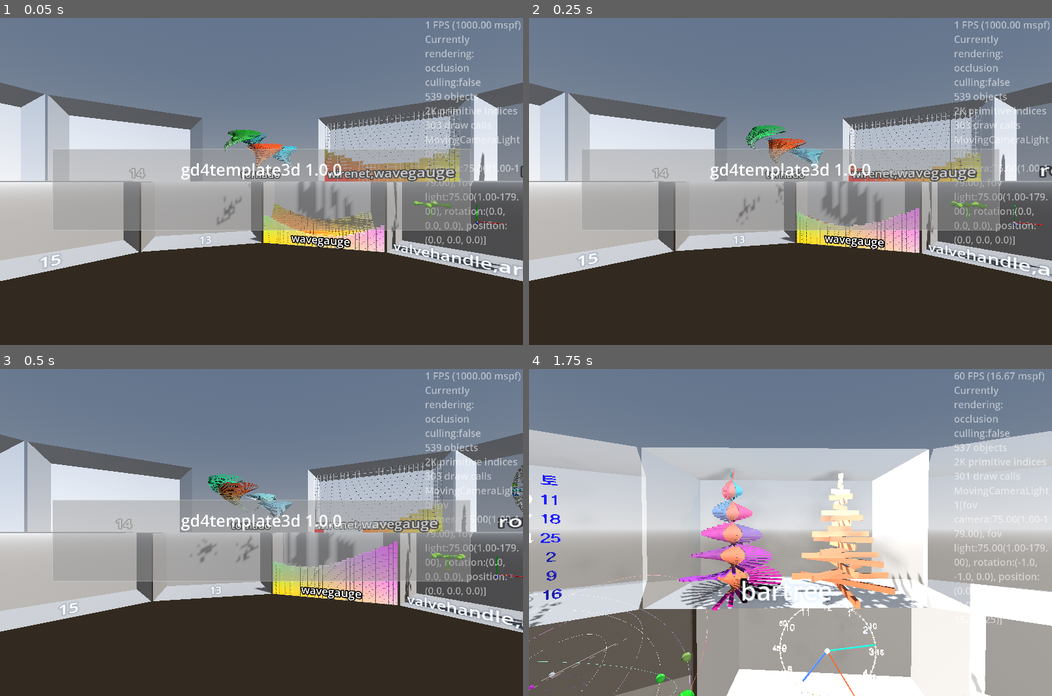
Above: before the commit, frames 1-4 (two rows, left to right).
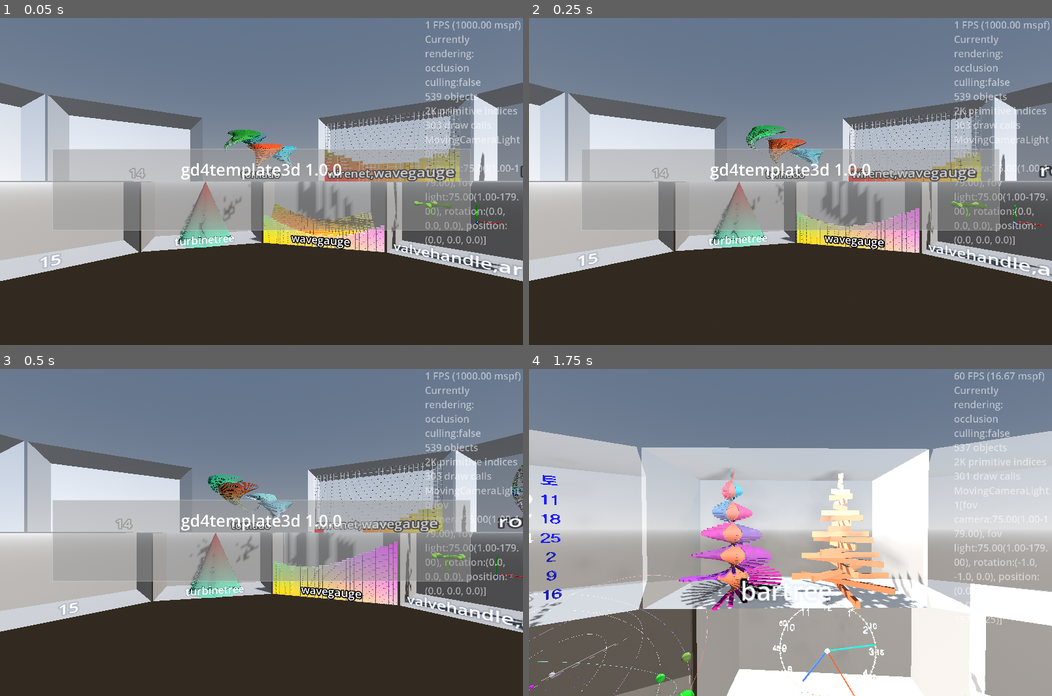
Above: after the commit, the same moments.

Repository: kasworld/gd4template3d
Game: Godot game, scene res://main.tscn
The game is run twice, just before and just after one commit, with the same random seed, the same clock (stepped at 60 frames per second) and the same inputs.
Inputs (mouse positions are in pixels of both pictures, inside the frame that each line leads up to):
- Up to frame 1 (0.05 s): no input
- Up to frame 2 (0.25 s): no input
- Up to frame 3 (0.5 s): no input
- Up to frame 4 (1.75 s): tap Enter at 0.5 s; move the mouse to (905, 516) at 0.52 s; hold Right 0.53-1.28 s; tap Q at 0.6 s; click (905, 516) at 0.67 s; move the mouse to (685, 548) at 1.27 s; hold Down from 1.28 s (still down); tap E at 1.35 s

The runs differ from the first frame. In frame 1, 0.9% of the frame differs, in the area x 33-57%, y 36-71%; in frame 2, 0.8%; in frame 3, 0.8%; in frame 4, nothing differs.

Commit message:
WIP turbinetree

Diff:
--- a/main.gd
+++ b/main.gd
@@ -11,10 +11,12 @@
 	var diff :float = [PI/2,-PI/2].pick_random()
 	main_animation.start_rotate_subfield("ani_rot", nd, axis , nd.rotation[axis], nd.rotation[axis] + diff, ani_dur)
 func start_all_animation() -> void:
-	start_rotate_animation(arrow3d,
-		[Vector3.Axis.AXIS_X, Vector3.Axis.AXIS_Y, Vector3.Axis.AXIS_Z].pick_random(),
-		AnimationDuration)
-	start_rotate_animation(valvehandle, Vector3.Axis.AXIS_Y, AnimationDuration)
+	if arrow3d != null:
+		start_rotate_animation(arrow3d,
+			[Vector3.Axis.AXIS_X, Vector3.Axis.AXIS_Y, Vector3.Axis.AXIS_Z].pick_random(),
+			AnimationDuration)
+	if valvehandle != null:
+		start_rotate_animation(valvehandle, Vector3.Axis.AXIS_Y, AnimationDuration)
 
 
 func timed_message_init() -> void:
@@ -67,9 +69,17 @@
 	$OmniLight3D.position = Vector3(0,0,WorldSize.length())
 	$OmniLight3D.omni_range = WorldSize.length()*2
 	$FixedCameraLight.set_center_pos_far( Vector3(0, 0, -WorldSize.z), Vector3.ZERO, WorldSize.length()*3)
+	#$FixedCameraLight.set_center_pos_far(Vector3.ZERO, Vector3(0, 0, WorldSize.z),  WorldSize.length()*3)
 	$AxisArrow3D.set_colors().set_size(WorldSize.length()/20)
 
-	glass_cabinet_demo()
+	make_glass_cabinet()
+	setup_demo_to_cabinet()
+	$FixedCameraLight.make_current()
+	main_animation.animation_ended.connect(main_animation_ended)
+	start_all_animation()
+
+var demo_name_to_glass_cabinet := {}
+func setup_demo_to_cabinet() -> void:
 	bartree_demo(glass_cabinet_list.pop_front(), "bartree")
 	clock_demo(glass_cabinet_list.pop_front(), "clock3d")
 	calendar_demo(glass_cabinet_list.pop_front(), "calender3d")
@@ -83,14 +93,13 @@
 	wirenet_wavegauge_demo(glass_cabinet_list.pop_front(), "wirenet,wavegauge")
 	wavegauge_demo(glass_cabinet_list.pop_front(), "wavegauge")
 	tornado_demo(glass_cabinet_list.pop_front(), "tornado")
-	print_debug("remain glass cabinet %d" % glass_cabinet_list.size())
-
-	$FixedCameraLight.make_current()
-	main_animation.animation_ended.connect(main_animation_ended)
-	start_all_animation()
+	turbine_tree_demo(glass_cabinet_list.pop_front(), "turbinetree")
+	print_debug("remain glass cabinet %d\ndemo size %s" % [
+		glass_cabinet_list.size(),demo_name_to_glass_cabinet.size()])
+
 
 var glass_cabinet_list :Array
-func glass_cabinet_demo() -> void:
+func make_glass_cabinet() -> void:
 	var count := 24
 	var unit_rad := 2*PI/ count
 	for i in count:
@@ -112,10 +121,27 @@
 func random_color() -> Color:
 	return NamedColorList.color_list.pick_random()[0]
 
+var turbine_tree :Turbine
+func turbine_tree_demo(glasscabinet :GlassCabinet, labeltext :String = "") -> void:
+	if labeltext != "":
+		glasscabinet.set_label_text(labeltext)
+		demo_name_to_glass_cabinet[labeltext] = glasscabinet
+	turbine_tree = preload("res://turbine/turbine.tscn").instantiate(
+		).init_basic(WorldSize.x, WorldSize.z*0.5, WorldSize.y/WorldSize.x, 4
+		).set_transform_all(scale_tree, Turbine.shift_zero, Turbine.rotate_zero,
+		).set_color_all(random_color(),random_color())
+	glasscabinet.add_child(turbine_tree)
+	turbine_tree.rotation.x = PI/2
+
+func scale_tree(rate):
+	return Vector3(rate,rate,1)
+
+
 var tornado_list :Array # [ turbine , colorinfo ]
 func tornado_demo(glasscabinet :GlassCabinet, labeltext :String = "") -> void:
 	if labeltext != "":
 		glasscabinet.set_label_text(labeltext)
+		demo_name_to_glass_cabinet[labeltext] = glasscabinet
 	glasscabinet.show_wall_box(false)
 	for i in 4:
 		var tb = preload("res://turbine/turbine.tscn").instantiate(
@@ -148,7 +174,7 @@
 	var rad := fposmod(t, PI*2)
 	var unit_rad := 2*PI/4
 	var radius := WorldSize.z/2
-	for i in 4:
+	for i in tornado_list.size():
 		var tt := t+ i
 		tornado_list[i][0].set_transform_all(scale_tornado, shift_tornado_lambda( sin(tt) ), rotate_lambda( sin(tt) ),Turbine.blade_rotate_lambda(rad/PI/2))
 		tornado_list[i][0].set_color_all(tornado_list[i][1].get_color1(),tornado_list[i][1].get_color2())
@@ -170,6 +196,7 @@
 func wheel_demo(glasscabinet :GlassCabinet, labeltext :String = "") -> void:
 	if labeltext != "":
 		glasscabinet.set_label_text(labeltext)
+		demo_name_to_glass_cabinet[labeltext] = glasscabinet
 	var color_text_into_list := make_color_text_info_list(
 		colorlist_light, cardlist,
 	).duplicate()
@@ -197,6 +224,7 @@
 func slotreel_demo(glasscabinet :GlassCabinet, labeltext :String = "") -> void:
 	if labeltext != "":
 		glasscabinet.set_label_text(labeltext)
+		demo_name_to_glass_cabinet[labeltext] = glasscabinet
 	var symbol크기 := Vector2(WorldSize.x/20 ,WorldSize.y/20)
 	var color_text_into_list := make_color_text_info_list(colorlist_dark, cardlist).duplicate()
 	slot = preload("res://slots/slots.tscn").instantiate().init(5, symbol크기,color_text_into_list)
@@ -218,6 +246,7 @@
 func wavegauge_demo(glasscabinet :GlassCabinet, labeltext :String = "") -> void:
 	if labeltext != "":
 		glasscabinet.set_label_text(labeltext)
+		demo_name_to_glass_cabinet[labeltext] = glasscabinet
 	wavegauge_box = preload("res://wave_gauge/wave_gauge.tscn").instantiate(
 		).init(Vector3(WorldSize.x-1,WorldSize.y-1,WorldSize.z-1), Vector3i(32,32,32), WaveGauge.color_list, 0.1, 1.0 )
 	glasscabinet.add_child(wavegauge_box)
@@ -227,6 +256,7 @@
 func wirenet_wavegauge_demo(glasscabinet :GlassCabinet, labeltext :String = "") -> void:
 	if labeltext != "":
 		glasscabinet.set_label_text(labeltext)
+		demo_name_to_glass_cabinet[labeltext] = glasscabinet
 	var grid_size := Vector2i(16,9)*2
 	wirenet = preload("res://multi_mesh_shape/multi_mesh_shape.tscn").instantiate(
 		).init_wire_net(Vector2(WorldSize.x,WorldSize.y), Vector2i(grid_size.x,grid_size.y), WorldSize.x/grid_size.x/10, random_color())
@@ -239,6 +269,7 @@
 func maze3d_demo(glasscabinet :GlassCabinet, labeltext :String = "") -> void:
 	if labeltext != "":
 		glasscabinet.set_label_text(labeltext)
+		demo_name_to_glass_cabinet[labeltext] = glasscabinet
 	var ms := Maze3DSetting.new_default()
 	ms.MazeSize = Vector2i(16,9)
 	ms.LaneW = WorldSize.x/ms.MazeSize.x-0.1
@@ -257,6 +288,7 @@
 func meshtrail_demo(glasscabinet :GlassCabinet, labeltext :String = "") -> void:
 	if labeltext != "":
 		glasscabinet.set_label_text(labeltext)
+		demo_name_to_glass_cabinet[labeltext] = glasscabinet
 	bound_aabb = AABB( -WorldSize/2, WorldSize)
 	var mesh := BoxMesh.new()
 	mesh.size = Vector3(trailmesh_radius*3, trailmesh_radius /5, trailmesh_radius/5)
@@ -291,6 +323,7 @@
 func valvehandle_arrow3d_demo(glasscabinet :GlassCabinet, labeltext :String = "") -> void:
 	if labeltext != "":
 		glasscabinet.set_label_text(labeltext)
+		demo_name_to_glass_cabinet[labeltext] = glasscabinet
 	glasscabinet.show_axis_arrow()
 	arrow3d = preload("res://arrow_3d/arrow_3d.tscn").instantiate(
 		).set_color(random_color()).set_size( WorldSize.x/5, WorldSize.x/50, WorldSize.x/25)
@@ -305,6 +338,7 @@
 func line2d_demo(glasscabinet :GlassCabinet, labeltext :String = "") -> void:
 	if labeltext != "":
 		glasscabinet.set_label_text(labeltext)
+		demo_name_to_glass_cabinet[labeltext] = glasscabinet
 	glasscabinet.show_wall_box(false)
 	var size_pixel := Vector2i(2048,2048)
 	var ml2d = preload("res://move_line_2d/move_line_2d.tscn").instantiate()
@@ -331,6 +365,7 @@
 func orbit_demo(glasscabinet :GlassCabinet, labeltext :String = "") -> void:
 	if labeltext != "":
 		glasscabinet.set_label_text(labeltext)
+		demo_name_to_glass_cabinet[labeltext] = glasscabinet
 	glasscabinet.set_box_color(Color(Color.WHITE,0.2))
 	for i in 9:
 		add_orbitsphere(glasscabinet, i)
@@ -356,6 +391,7 @@
 func calendar_demo(glasscabinet :GlassCabinet, labeltext :String = "") -> void:
 	if labeltext != "":
 		glasscabinet.set_label_text(labeltext)
+		demo_name_to_glass_cabinet[labeltext] = glasscabinet
 	calendar = preload("res://calendar_3d/calendar_3d.tscn").instantiate(
 		).init(WorldSize.x/2, WorldSize.y, WorldSize.z/10, WorldSize.y/2.0/6 , false )
 	calendar.rotate_y(PI/2)
@@ -366,6 +402,7 @@
 func clock_demo(glasscabinet :GlassCabinet, labeltext :String = "") -> void:
 	if labeltext != "":
 		glasscabinet.set_label_text(labeltext)
+		demo_name_to_glass_cabinet[labeltext] = glasscabinet
 	clock = preload("res://analog_clock_3d/analog_clock_3d.tscn").instantiate(
 		).init(WorldSize.x/4, WorldSize.z/10, WorldSize.y/2.0/7 ,9.0, false )
 	clock.rotate_y(PI/2)
@@ -377,6 +414,7 @@
 func bartree_demo(glasscabinet :GlassCabinet, labeltext :String = "") -> void:
 	if labeltext != "":
 		glasscabinet.set_label_text(labeltext)
+		demo_name_to_glass_cabinet[labeltext] = glasscabinet
 	var tree_size := Vector3(WorldSize.z/3, WorldSize.y, WorldSize.z / 30)
 	make_tree3(randi_range(1,7), glasscabinet, tree_size, randi_range(20,100), Vector3(-WorldSize.x/4,-WorldSize.y/2,0))
 	make_tree3(randi_range(1,7), glasscabinet, tree_size, randi_range(20,100), Vector3(WorldSize.x/4,-WorldSize.y/2,0))
@@ -403,10 +441,13 @@
 func _process(delta: float) -> void:
 	var now := Time.get_unix_time_from_system()
 	label_demo()
-	wavegauge_box.animate_wave(now)
-	wavegauge_plane.animate_wave(now)
-	roulette.장식돌리기()
-	roulette.선택된cell강조상태켜기()
+	if wavegauge_box !=null:
+		wavegauge_box.animate_wave(now)
+	if wavegauge_plane !=null:
+		wavegauge_plane.animate_wave(now)
+	if roulette !=null:
+		roulette.장식돌리기()
+		roulette.선택된cell강조상태켜기()
 	for bt in bartree_list:
 		bt.rotate_tree_bar_y(delta*10)
 	for os in orbitsphere_list:
--- a/main.tscn
+++ b/main.tscn
@@ -91,7 +91,6 @@
 one_shot = true
 
 [node name="AxisArrow3D" parent="." instance=ExtResource("5_7mycd")]
-visible = false
 
 [node name="GlassCabinetContainer1" type="Node3D" parent="."]
 
